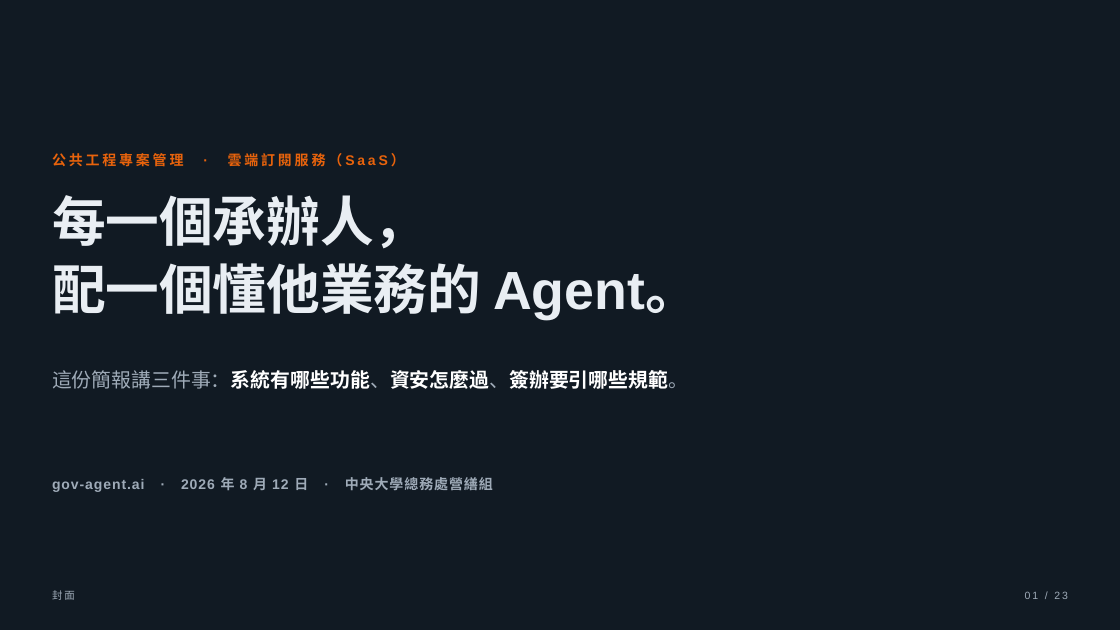
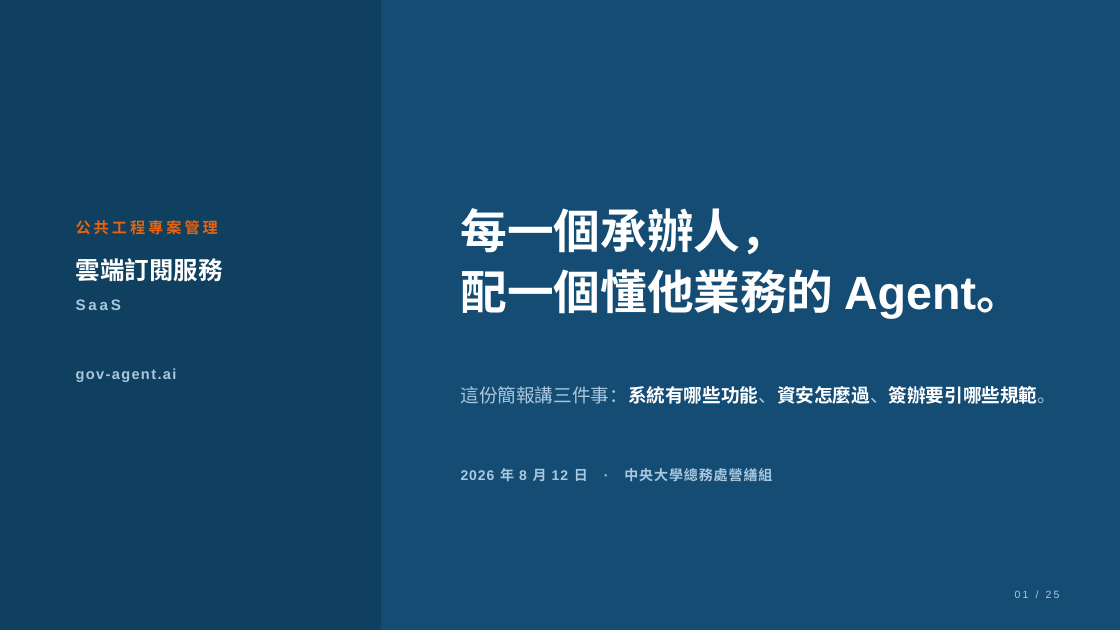
Before and after one commit to ryanxxhuang/PMIS, a slide deck: slide 1 of docs/pitch/組長簡報-產品資安與簽辦-2026-08-12.pptx. Drawn at 1120x630 pixels with LibreOffice and Linux fonts; fonts in the diff are those of the drawing. Boxes give left, top, right and bottom in pixels: in the first picture for what was removed or moved away, otherwise in the second. Text is boxed around its words. In the diff, an @@ line names an element or a change of style, - is before the commit and + after.

```diff
--- a/docs/pitch/組長簡報-產品資安與簽辦-2026-08-12.pptx
+++ b/docs/pitch/組長簡報-產品資安與簽辦-2026-08-12.pptx
@@ background #111A23 to #154C74 @@
@@ rectangle added at <box>0,0,381,630</box>, fill #10405F, outline #10405F 1 pt @@
@@ text "每一個承辦人，": place and size @@
-text "每一個承辦人，" at <box>52,195,699,319</box>
+text "每一個承辦人，" at <box>461,208,1023,318</box>
@@ text "每一個承辦人，" at <box>461,208,1023,318</box>: size 46 to 40 pt, text colour #E9EEF3 to #FFFFFF; line spacing 58pt to 52pt @@
@@ text at <box>76,220,218,235</box>: text changed; size 12 to 13 pt @@
-公共工程專案管理 · 雲端訂閱服務（SaaS）
+公共工程專案管理
@@ text added at <box>76,258,223,281</box>, 21 pt, text #FFFFFF, bold @@
+雲端訂閱服務
@@ text added at <box>76,299,121,310</box>, 13 pt, text #A9C8DE, bold @@
+SaaS
@@ text added at <box>76,368,177,382</box>, 12.5 pt, text #A9C8DE, bold @@
+gov-agent.ai
@@ text "這份簡報講三件事：系統有哪些功能、資安怎麼過、簽辦要引哪些規範。": place and size @@
-text "這份簡報講三件事：系統有哪些功能、資安怎麼過、簽辦要引哪些規範。" at <box>52,370,688,389</box>
+text "這份簡報講三件事：系統有哪些功能、資安怎麼過、簽辦要引哪些規範。" at <box>461,386,1057,404</box>
@@ text "這份簡報講三件事：系統有哪些功能、資安怎麼過、簽辦要引哪些規範。" at <box>461,386,1057,404</box>: size 17 to 16 pt; text colour #9FABB8 to #A9C8DE in "這份簡報講三件事：系統有哪些功能、資安怎麼過、簽辦要引哪些規範。"; line spacing 1 to 24pt; vertical alignment middle to top @@
@@ text at <box>461,468,772,481</box>: text changed; text colour #9FABB8 to #A9C8DE @@
-gov-agent.ai · 2026 年 8 月 12 日 · 中央大學總務處營繕組
+2026 年 8 月 12 日 · 中央大學總務處營繕組
@@ text removed at <box>52,590,75,600</box> @@
-封面
@@ text at <box>1015,590,1060,598</box>: text changed; text colour #9FABB8 to #A9C8DE @@
-01 / 23
+01 / 25
```
Also in this commit, not shown: 19 other slides changed, 5 slides added, 3 slides removed, 5 other files.
